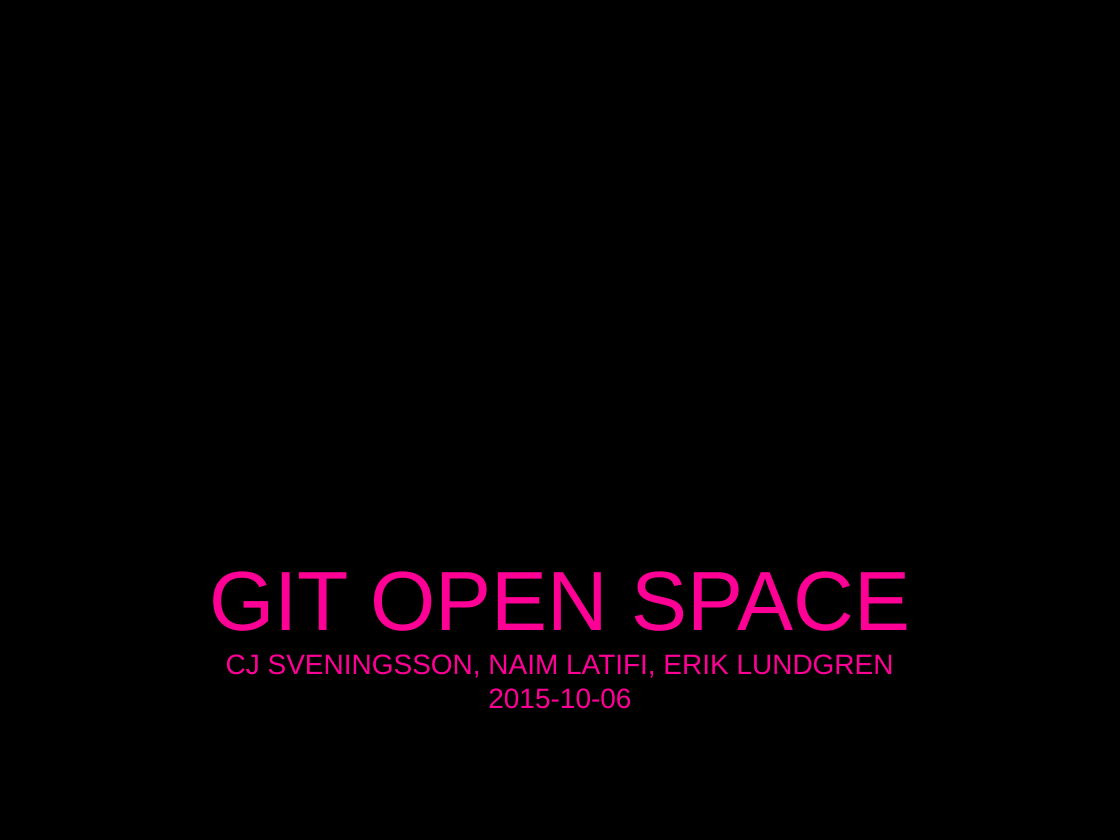
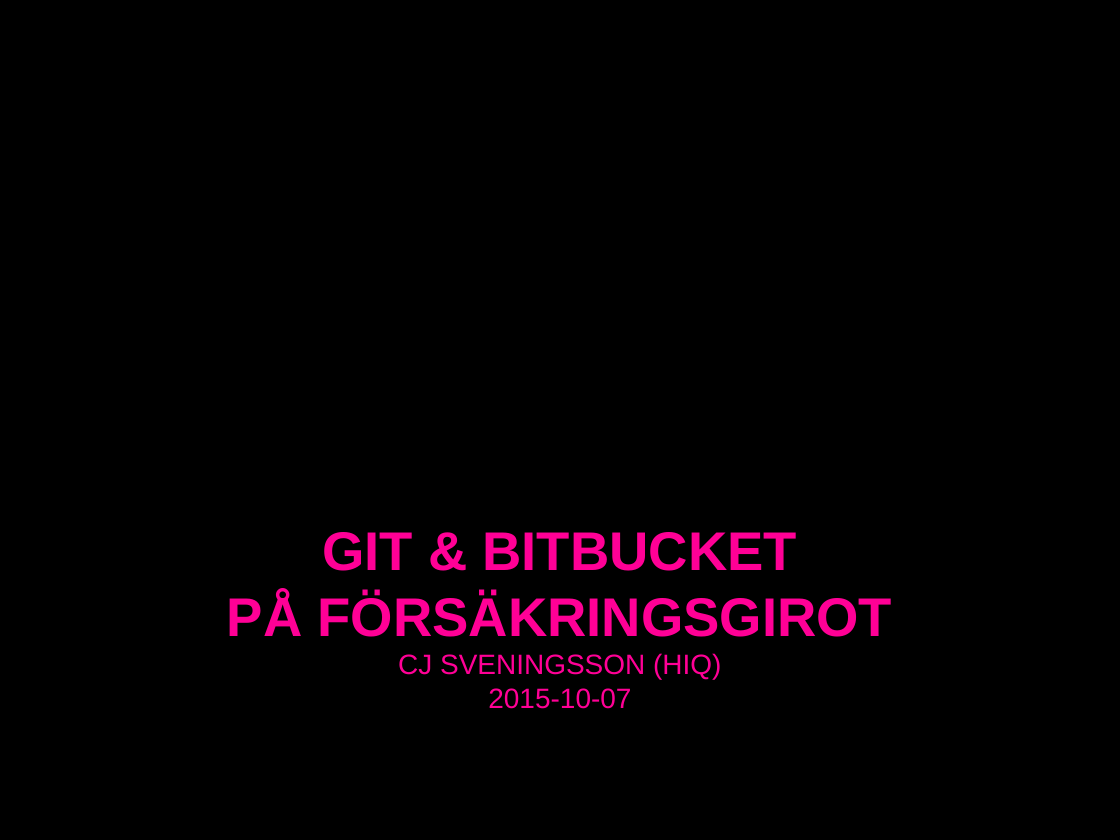
Before and after one commit to UncleCJ/hicollegegit, a slide deck: slide 1 of Git-Bitbucket-FGirot.odp. Drawn at 1120x840 pixels with LibreOffice and Linux fonts; fonts in the diff are those of the drawing; background and template pictures are left out. Boxes give left, top, right and bottom in pixels: in the first picture for what was removed or moved away, otherwise in the second. Text is boxed around its words. In the diff, an @@ line names an element or a change of style, - is before the commit and + after.

```diff
--- a/Git-Bitbucket-FGirot.odp
+++ b/Git-Bitbucket-FGirot.odp
@@ title at [227, 532, 893, 709]: text changed; size 18 to 35 pt; bold on @@
-GIT OPEN SPACE
-CJ SVENINGSSON, NAIM LATIFI, ERIK LUNDGREN
-2015-10-06
+GIT & BITBUCKET
+PÅ FÖRSÄKRINGSGIROT
+CJ SVENINGSSON (HIQ)
+2015-10-07
```
Also in this commit, not shown: 5 slides added, 8 slides removed.
